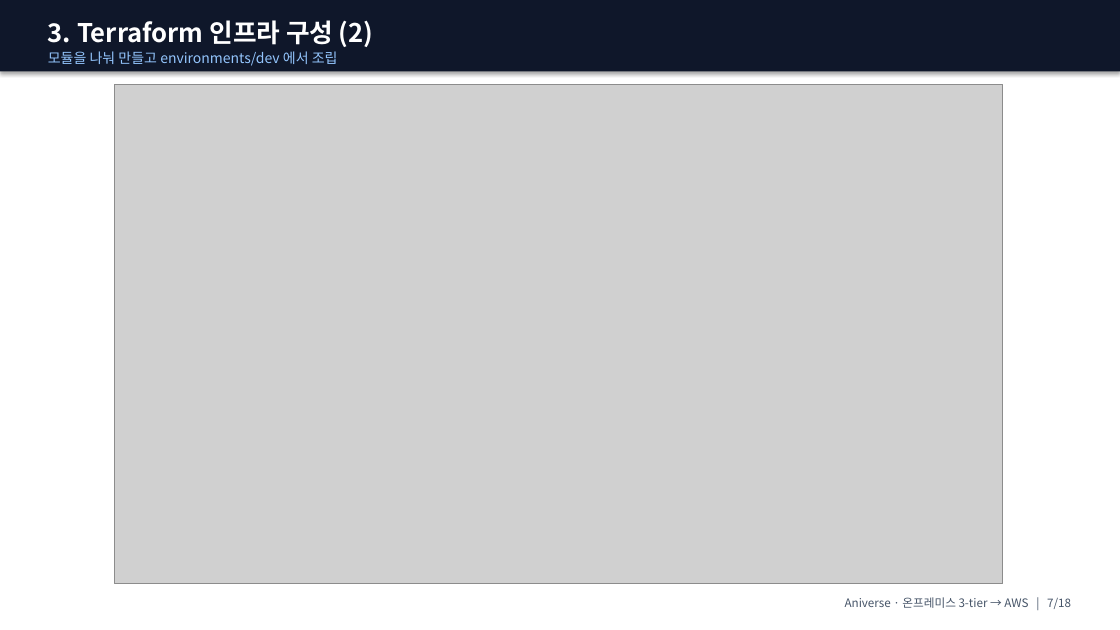
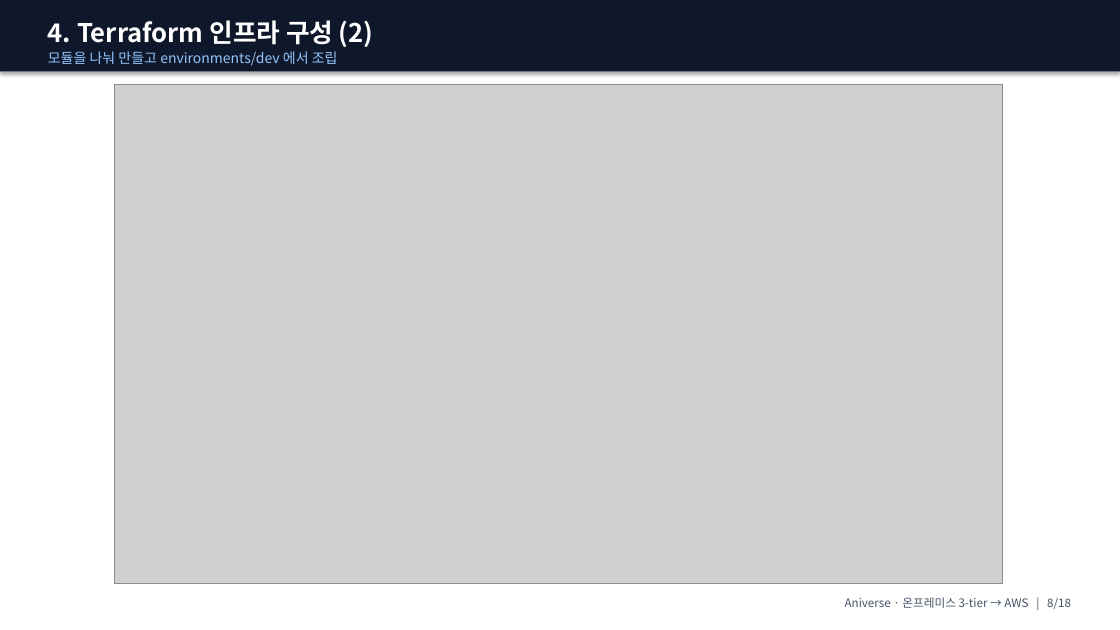
Before and after one commit to ho0215/anime-project-infra, a slide deck: slide 8 of docs/presentation/ppt/Aniverse_발표_강사용.pptx (slide 7 before the commit). Drawn at 1120x630 pixels with LibreOffice and Linux fonts; fonts in the diff are those of the drawing; grey boxes stand for pictures. Boxes give left, top, right and bottom in pixels: in the first picture for what was removed or moved away, otherwise in the second. Text is boxed around its words. In the diff, an @@ line names an element or a change of style, - is before the commit and + after.

```diff
--- a/docs/presentation/ppt/Aniverse_발표_강사용.pptx
+++ b/docs/presentation/ppt/Aniverse_발표_강사용.pptx
@@ text at [48,20,373,47]: text changed @@
-3. Terraform 인프라 구성 (2)
+4. Terraform 인프라 구성 (2)
@@ text at [845,597,1071,609]: text changed @@
-Aniverse · 온프레미스 3-tier → AWS | 7/18
+Aniverse · 온프레미스 3-tier → AWS | 8/18
```
Also in this commit, not shown: 12 other slides changed, 7 other files.
